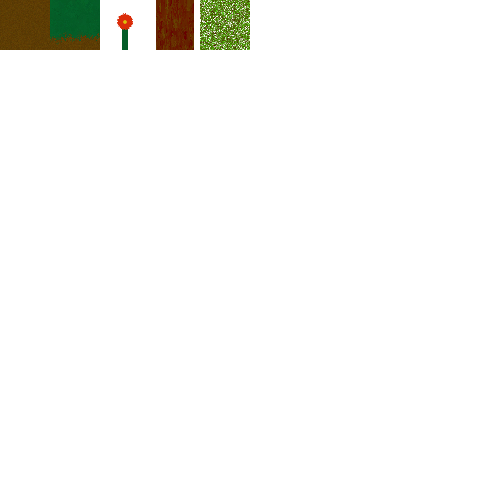
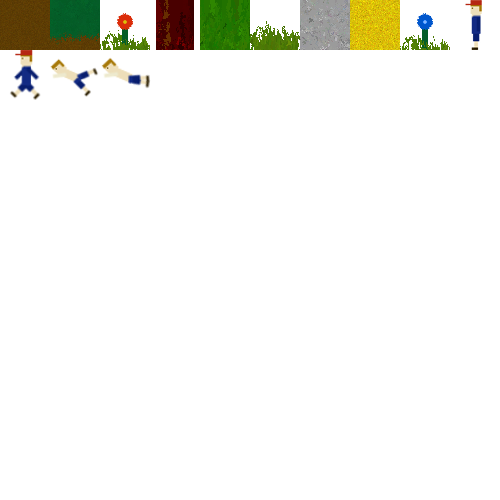
Two versions of the same layered image (500 x 500). Layer-by-layer changes:
added layer "sand" above "stone" over [350,0,400,50]
added layer "stone" above "plant #3" over [300,0,350,50]
added layer "plant #3" above "wood" over [250,21,300,50]
painted on "wood" over [156,0,194,50]
painted on "leaf" over [200,0,250,50]
added layer "player_stand" above "player_move #1" over [465,0,482,50]
added layer "player_move #1" above "player_swim #3" over [9,50,41,100]
added layer "player_swim #3" above "player_swim #1" over [101,57,151,89]
added layer "player_swim #2" above "player_swim" over [50,58,99,97]
added group "flower blue" with 4 layers above "flower red" over [400,13,450,50]
added layer "plant #5" in group "flower blue" over [400,35,450,50]
added layer "plant #6" in group "flower blue" over [417,13,433,30]
added layer "plant #7" in group "flower blue" over [422,26,428,50]
added layer "plant #4" in group "flower red" over [100,30,150,50]
